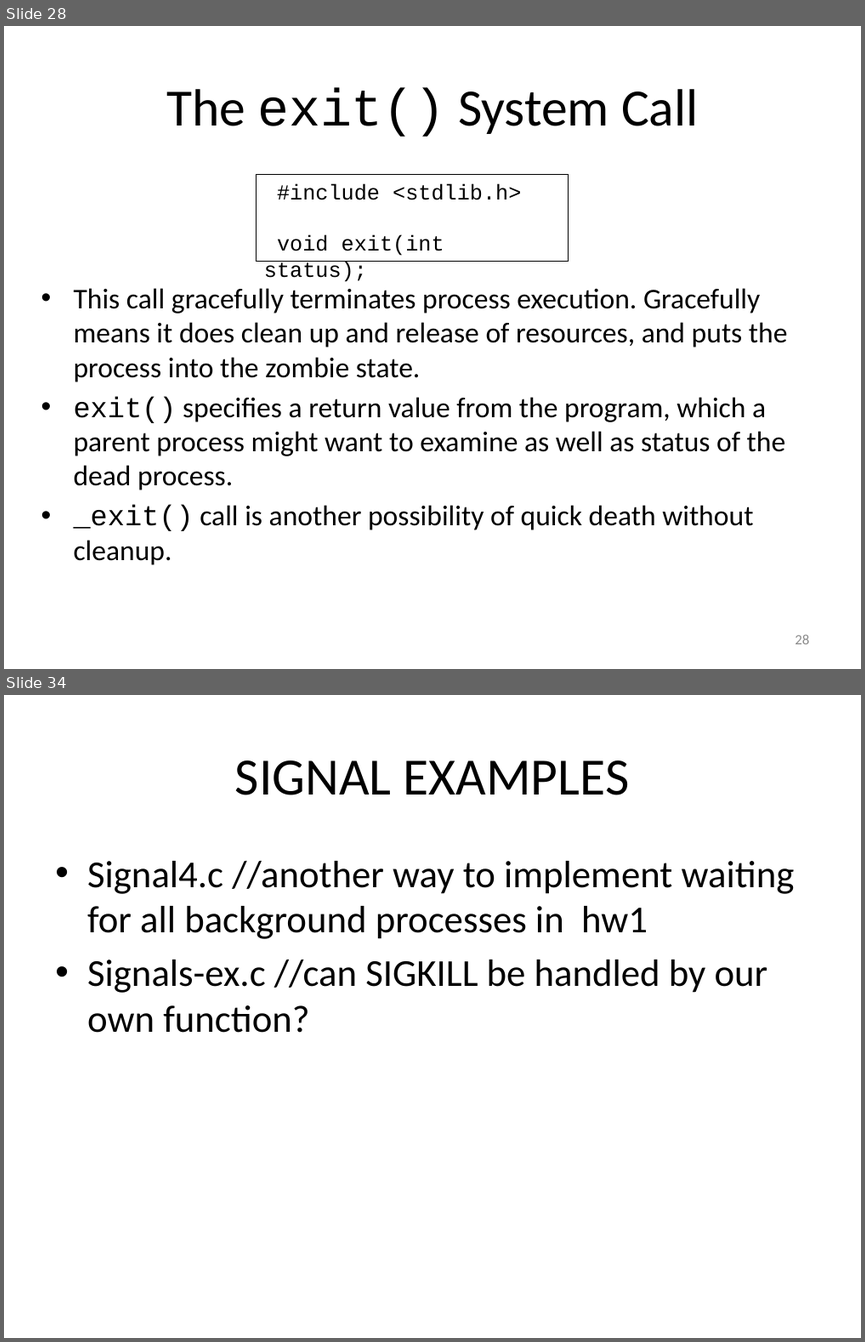
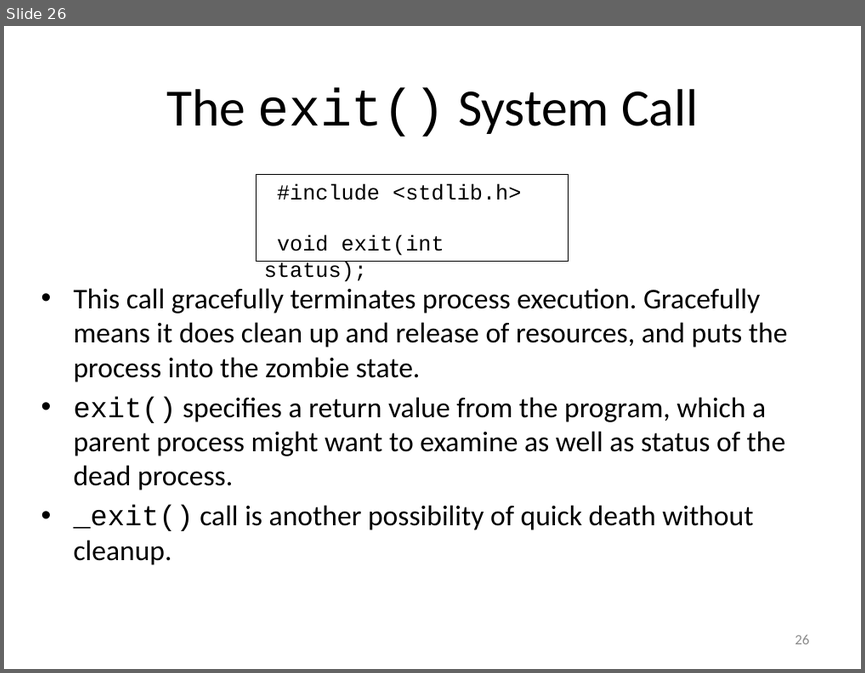
Before and after one commit to mezla/Sections, a slide deck: Will_Section2_Resources/Section 2 Powerpoint.pptx. Shown one above the other, each under a label of ours: slides 28 and 34 before the commit, slide 26 after it; the slides between them are not shown. The pictures are 865x1342 and 865x673 pixels, drawn with LibreOffice and Linux fonts; fonts in the diff are those of the drawing. Boxes give left, top, right and bottom in pixels: in the first picture for what was removed or moved away, otherwise in the second. Text is boxed around its words. In the diff, an @@ line names an element or a change of style, - is before the commit and + after.

```diff
--- a/Will_Section2_Resources/Section 2 Powerpoint.pptx
+++ b/Will_Section2_Resources/Section 2 Powerpoint.pptx
@@ slide 34 removed at box(4, 695, 861, 1338), background #FFFFFF @@
@@ title removed at box(235, 760, 630, 795) @@
-SIGNAL EXAMPLES
@@ text removed at box(87, 861, 794, 1032) @@
-• Signal4.c //another way to implement waiting for all background processes in hw1
-• Signals-ex.c //can SIGKILL be handled by our own function?
@@ what was slide 28 is now slide 26 @@
@@ page number at box(794, 635, 809, 644): text changed @@
-28
+26
```
Also in this commit, not shown: 11 other slides removed, 15 other files.
